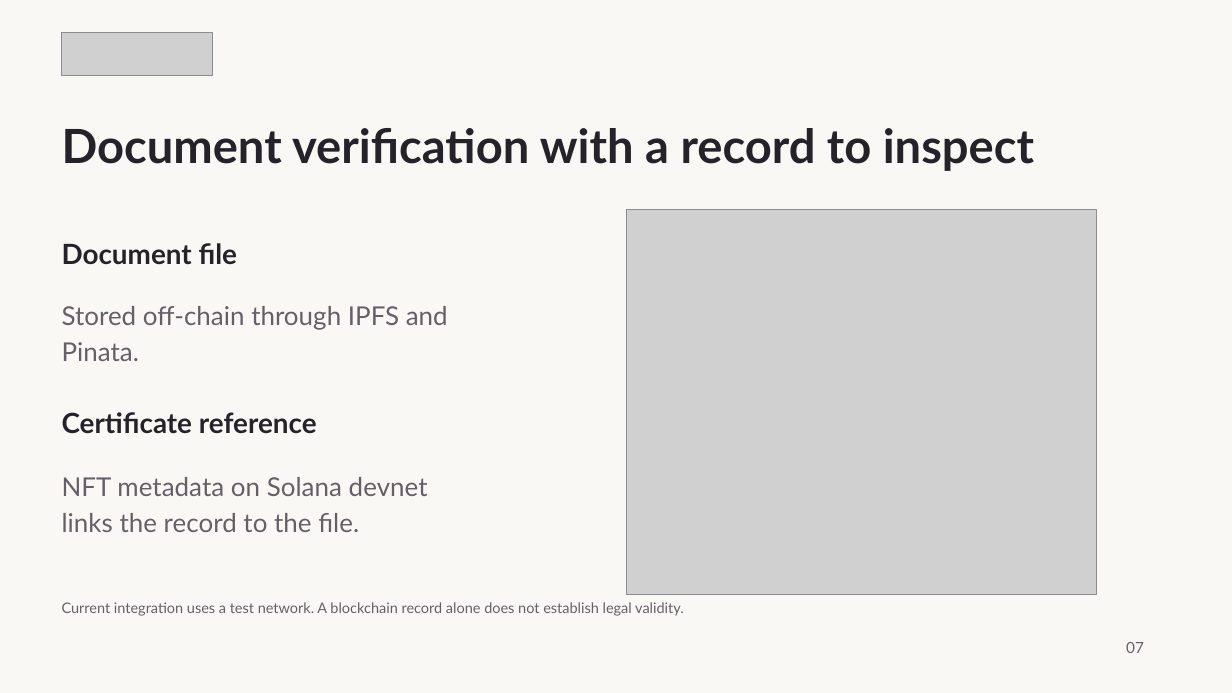
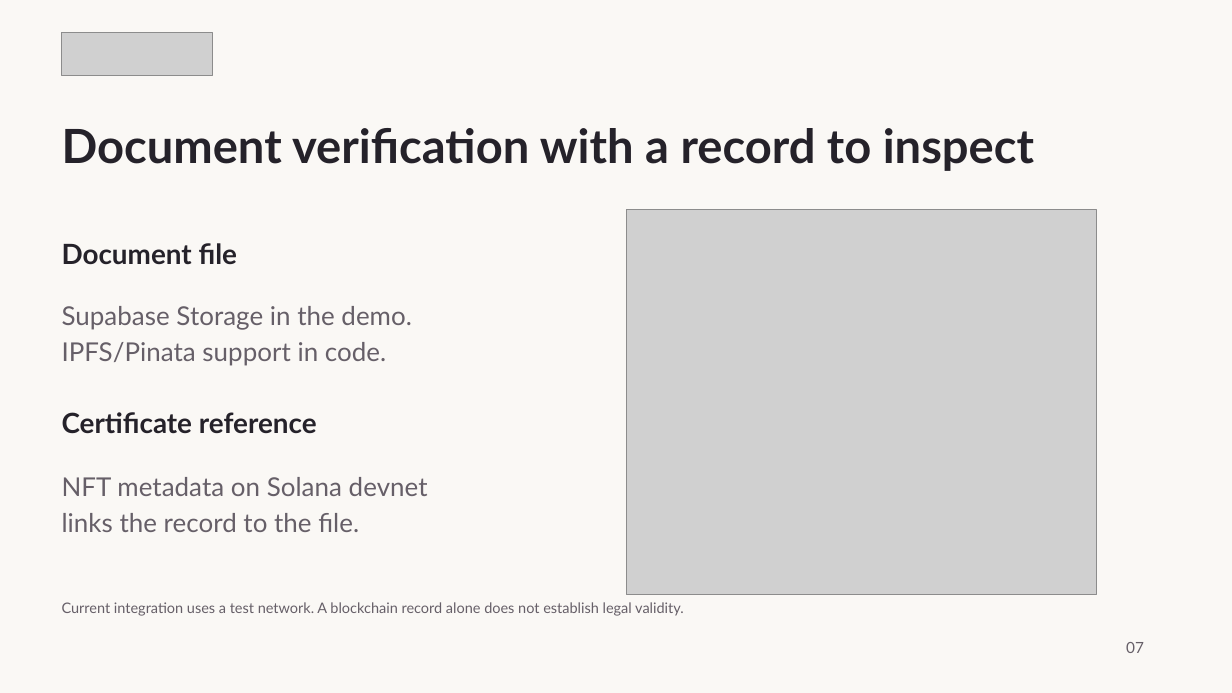
Before and after one commit to sloweyyy/Trustify-Frontend, a slide deck: slide 7 of public/pitch/trustify-pitch.pptx. Drawn at 1232x693 pixels with LibreOffice and Linux fonts; fonts in the diff are those of the drawing; grey boxes stand for pictures. Boxes give left, top, right and bottom in pixels: in the first picture for what was removed or moved away, otherwise in the second. Text is boxed around its words. In the diff, an @@ line names an element or a change of style, - is before the commit and + after.

Commit message:
docs: distinguish live demo storage and simulated payments

```diff
--- a/public/pitch/trustify-pitch.pptx
+++ b/public/pitch/trustify-pitch.pptx
@@ text at bbox=[62, 306, 412, 366]: text changed @@
-Stored off-chain through IPFS and Pinata.
+Supabase Storage in the demo.
+IPFS/Pinata support in code.
```
Also in this commit, not shown: 2 other slides changed, 9 other files.
